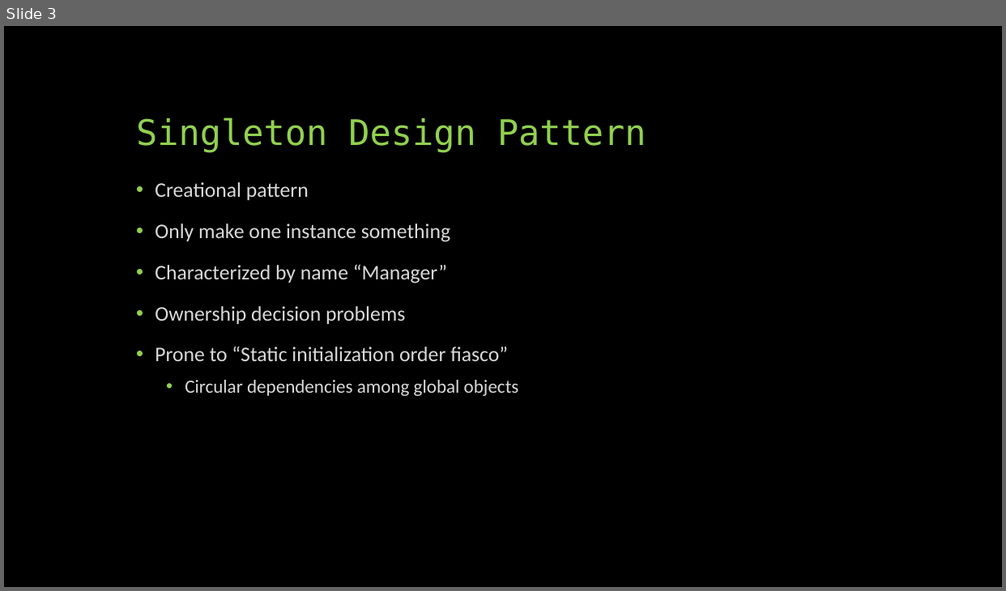
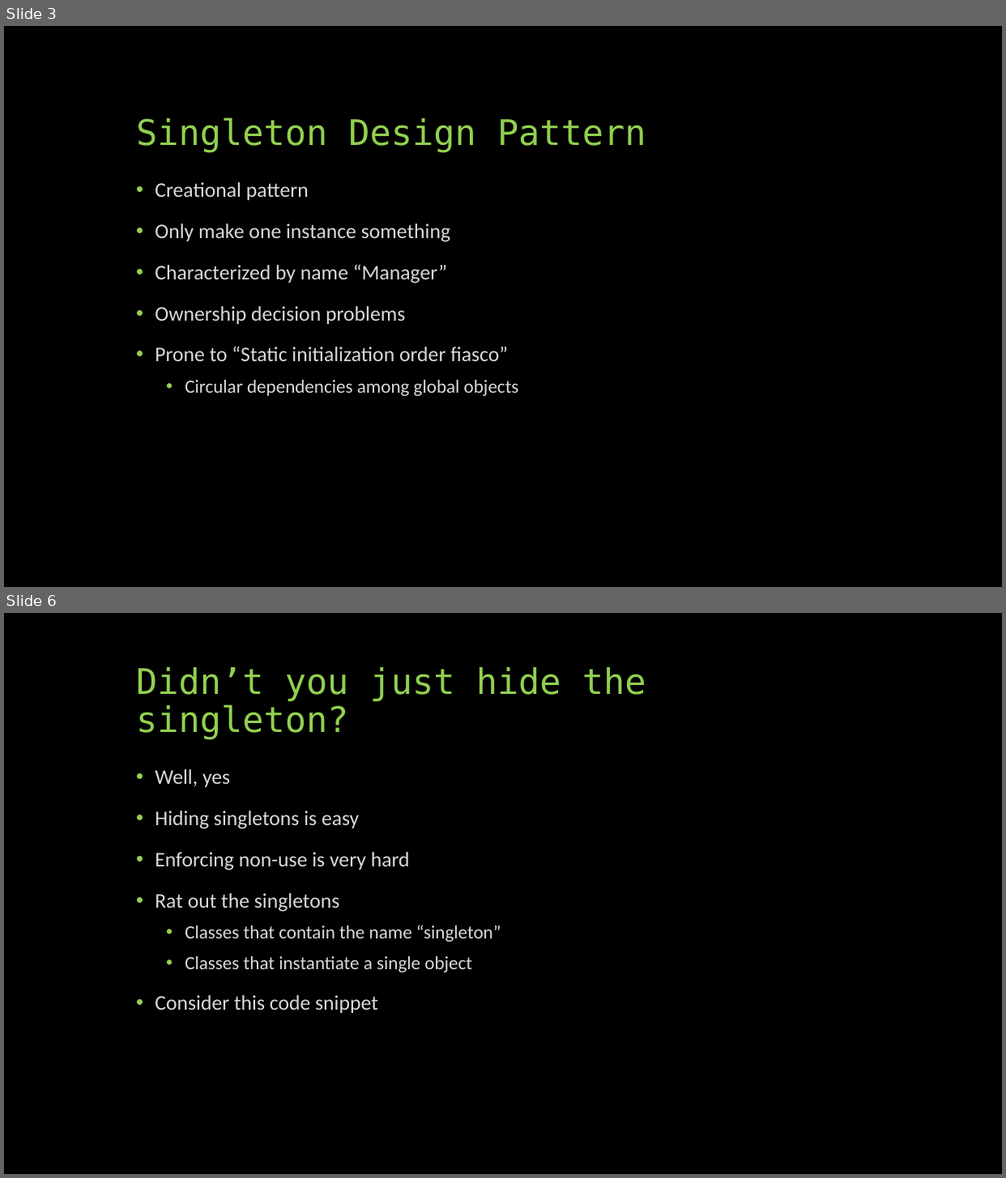
Before and after one commit to FHorrie/Prog4Presentation, a slide deck: Beautiful C++ ch3-2 I.3.pptx. Shown one above the other, each under a label of ours: slide 3 before the commit, slides 3 and 6 after it; the slides between them are not shown. The pictures are 1006x591 and 1006x1178 pixels, drawn with LibreOffice and Linux fonts; fonts in the diff are those of the drawing. Boxes give left, top, right and bottom in pixels: in the first picture for what was removed or moved away, otherwise in the second. Text is boxed around its words. In the diff, an @@ line names an element or a change of style, - is before the commit and + after.

```diff
--- a/Beautiful C++ ch3-2 I.3.pptx
+++ b/Beautiful C++ ch3-2 I.3.pptx
@@ slide 6 added at (x1=4, y1=613, x2=1002, y2=1174), background #000000 @@
@@ title added at (x1=136, y1=667, x2=646, y2=740), 34 pt, text #92D050 @@
+Didn’t you just hide the singleton?
@@ text added at (x1=155, y1=769, x2=501, y2=1013), 20 pt, text #D9D9D9 @@
+• Well, yes
+• Hiding singletons is easy
+• Enforcing non-use is very hard
+• Rat out the singletons
+  • Classes that contain the name “singleton”
+  • Classes that instantiate a single object
+• Consider this code snippet
```
Also in this commit, not shown: 1 slide changed, 4 other slides added.
